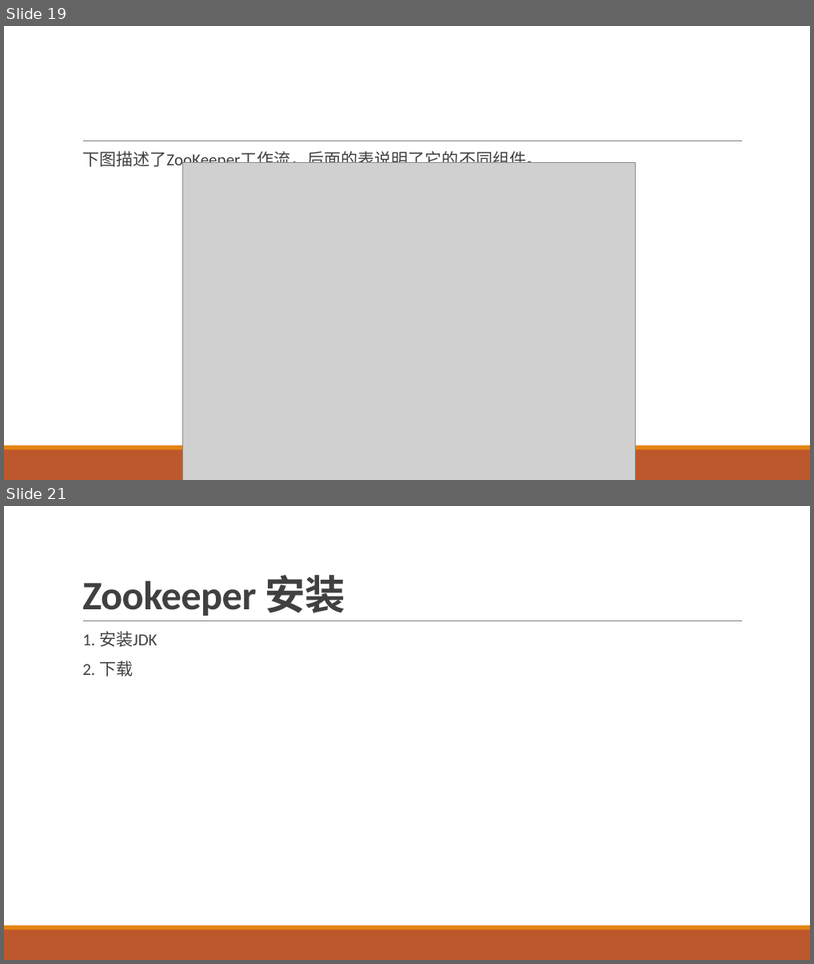
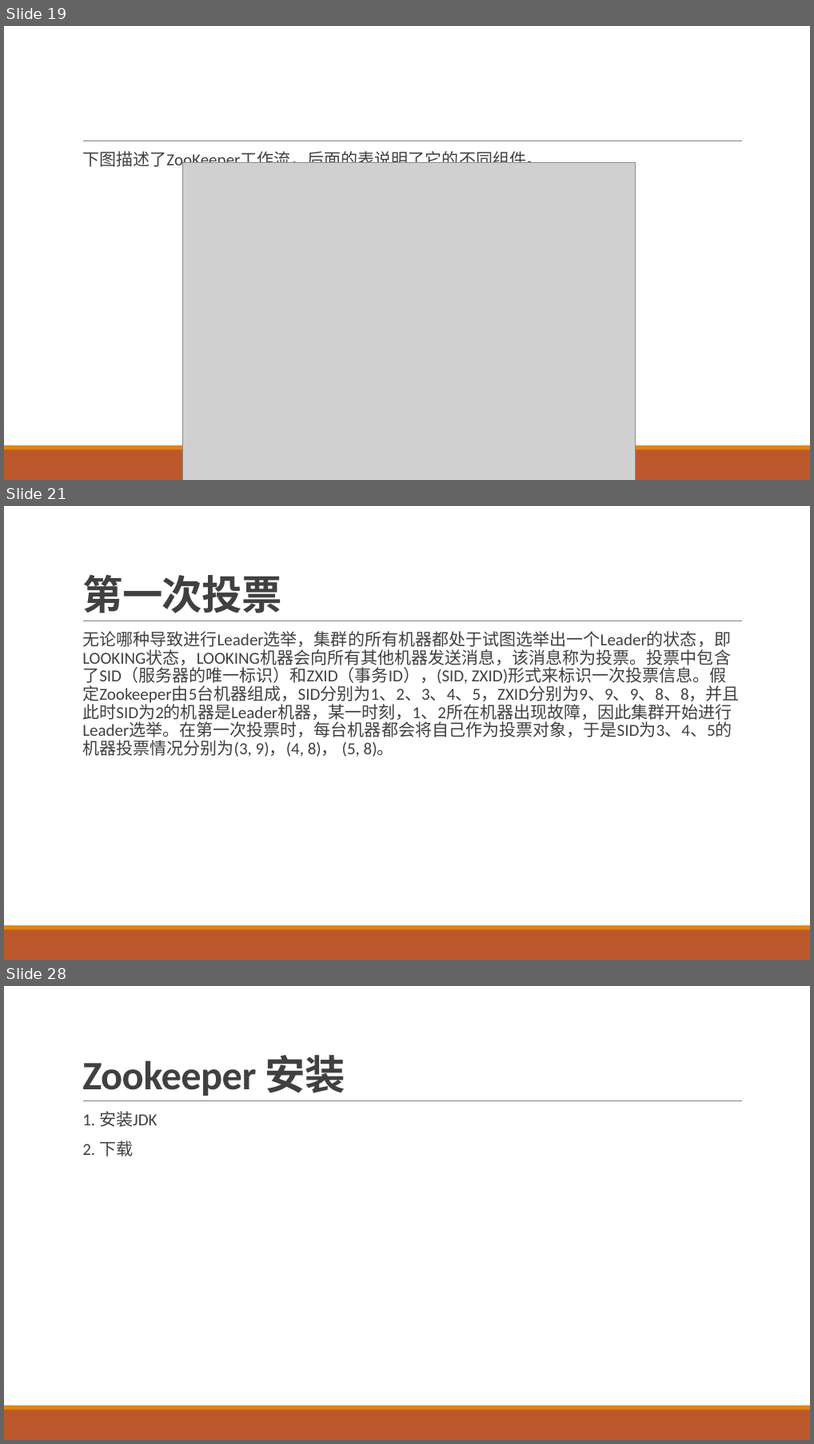
Before and after one commit to airuitian/MicroService, a slide deck: middlerware/Zookeeper介绍与实战.pptx. Shown one above the other, each under a label of ours: slides 19 and 21 before the commit, slides 19, 21 and 28 after it; the slides between them are not shown. The pictures are 814x964 and 814x1444 pixels, drawn with LibreOffice and Linux fonts; fonts in the diff are those of the drawing; grey boxes stand for pictures. Boxes give left, top, right and bottom in pixels: in the first picture for what was removed or moved away, otherwise in the second. Text is boxed around its words. In the diff, an @@ line names an element or a change of style, - is before the commit and + after.

```diff
--- a/middlerware/Zookeeper介绍与实战.pptx
+++ b/middlerware/Zookeeper介绍与实战.pptx
@@ slide 21 added at bbox=[4, 506, 810, 960], background #FFFFFF; not listed: 3 template elements that a slide beside it also shows @@
@@ title added at bbox=[82, 575, 282, 613], 48 pt, text #404040, bold @@
+第一次投票
@@ text added at bbox=[82, 631, 740, 756], 20 pt, text #404040 @@
+  无论哪种导致进行Leader选举，集群的所有机器都处于试图选举出一个Leader的状态，即LOOKING状态，LOOKING机器会向所有其他机器发送消息，该消息称为投票。投票中包含了SID（服务器的唯一标识）和ZXID（事务ID），(SID, ZXID)形式来标识一次投票信息。假定Zookeeper由5台机器组成，SID分别为1、2、3、4、5，ZXID分别为9、9、9、8、8，并且此时SID为2的机器是Leader机器，某一时刻，1、2所在机器出现故障，因此集群开始进行Leader选举。在第一次投票时，每台机器都会将自己作为投票对象，于是SID为3、4、5的机器投票情况分别为(3, 9)，(4, 8)， (5, 8)。
@@ what was slide 21 is now slide 28 @@
```
Also in this commit, not shown: 1 slide changed, 17 other slides added, 2 slides removed.
